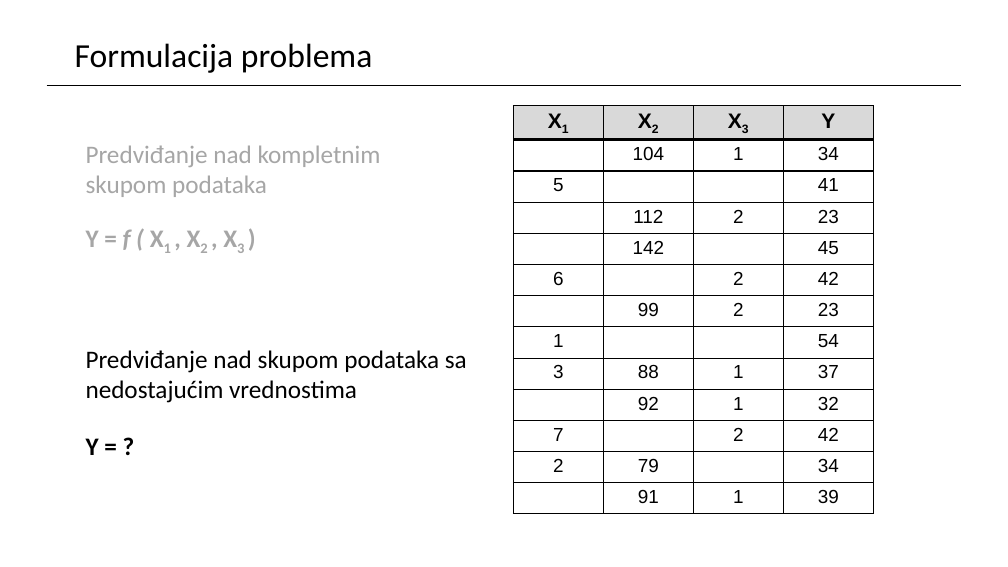
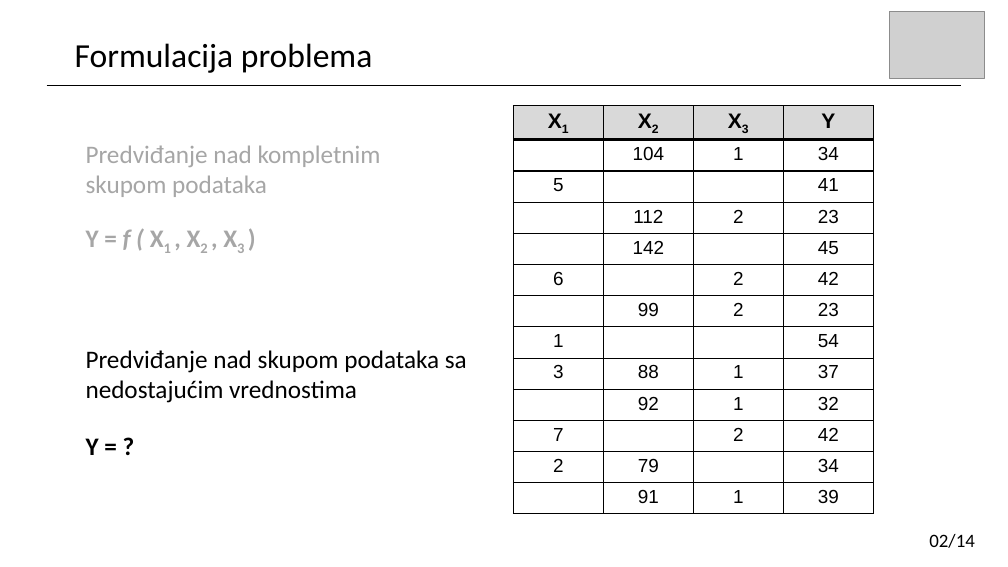
Before and after one commit to stuparm/data-imputation, a slide deck: slide 4 of prezentacija.pptx (slide 3 before the commit). Drawn at 1008x567 pixels with LibreOffice and Linux fonts; fonts in the diff are those of the drawing; grey boxes stand for pictures. Boxes give left, top, right and bottom in pixels: in the first picture for what was removed or moved away, otherwise in the second. Text is boxed around its words. In the diff, an @@ line names an element or a change of style, - is before the commit and + after.

```diff
--- a/prezentacija.pptx
+++ b/prezentacija.pptx
@@ picture added at (890, 11, 985, 78) @@
@@ text added at (929, 534, 975, 548), 18 pt, text #000000 @@
+02/14
```
Also in this commit, not shown: 15 other slides changed, 15 slides added, 2 slides removed, 10 other files.
